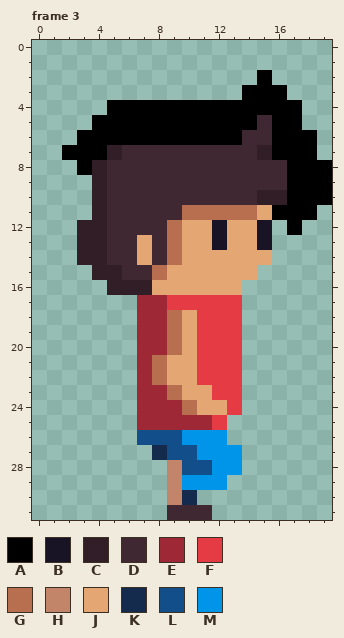
Edited in one commit: pixel-art file (characters/actor/Player/Player.aseprite). The picture above was drawn from the file before the commit.
20x32 pixels, 8 frames. Colours within 5 levels of each other are drawn and written as one. Shown: frame 3. The commit also changed other frames, which this record leaves out.
Visible layers, top first: "Head", "Front Arm", "Front Leg", "Body", "Back Leg", "Back Arm".
Palette (. is transparent): A #000000  B #181425  C #311e27  D #3f2832  E #9e2835  F #e43b44  G #b86f50  H #c28569  J #e4a672  K #152b4d  L #124e89  M #0095e9
Pixels before, frame 3, first column x 2:
 2 .............A....
 3 ............AAA...
 4 ...AAAAAAAAAAAAA..
 5 ..AAAAAAAAAAADAA..
 6 .AAAAAAAAAAADDAAA.
 7 AAACDDDDDDDDDCAAA.
 8 .ACDDDDDDDDDDDDAAA
 9 ..CDDDDDDDDDDDDAAA
10 ..CDDDDDDDDDDCCAAA
11 ..CDDDDDGGGGGJAAA.
12 .CCDDDDGJJBJJB.A..
13 .CCDDJDGJJBJJB....
14 .CCDDJDGJJJJJJ....
15 ..CCDDGJJJJJJ.....
16 ...CCCJJJJJJ......
17 .....EEFFFFF......
18 .....EEGJFFF......
19 .....EEGJFFF......
20 .....EEGJFFF......
21 .....EGJJFFF......
22 .....EGJJFFF......
23 .....EEGJJFF......
24 .....EEEGJJF......
25 .....EEEEEF.......
26 .....LLLMMM.......
27 ......KLLMMM......
28 .......HLLMM......
29 .......HMMM.......
30 .......HK.........
31 .......DDD........
The result:
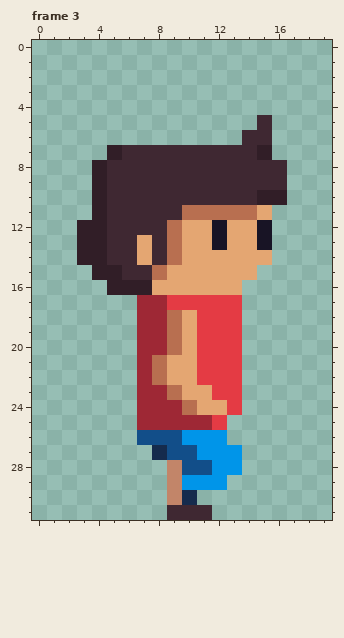
The author wrote: Create some outline styles for the player
Difference:
layer "Head" removed
Frame 3:
y 2: x 15 A -> .
y 3: x 14..16 AAA -> ...
y 4: x 5..17 AAAAAAAAAAAAA -> .............
y 5: x 4..14 AAAAAAAAAAA -> ...........; x 16..17 AA -> ..
y 6: x 3..13 AAAAAAAAAAA -> ...........; x 16..18 AAA -> ...
y 7: x 2..4 AAA -> ...; x 16..18 AAA -> ...
y 8: x 3 A -> .; x 17..19 AAA -> ...
y 9..10: x 17..19 AAA -> ...
y 11: x 16..18 AAA -> ...
y 12: x 17 A -> .
Boxes around the changes in both pictures, in picture pixels (x1, y1, x2, y2):
erased: (62, 70, 332, 235)
